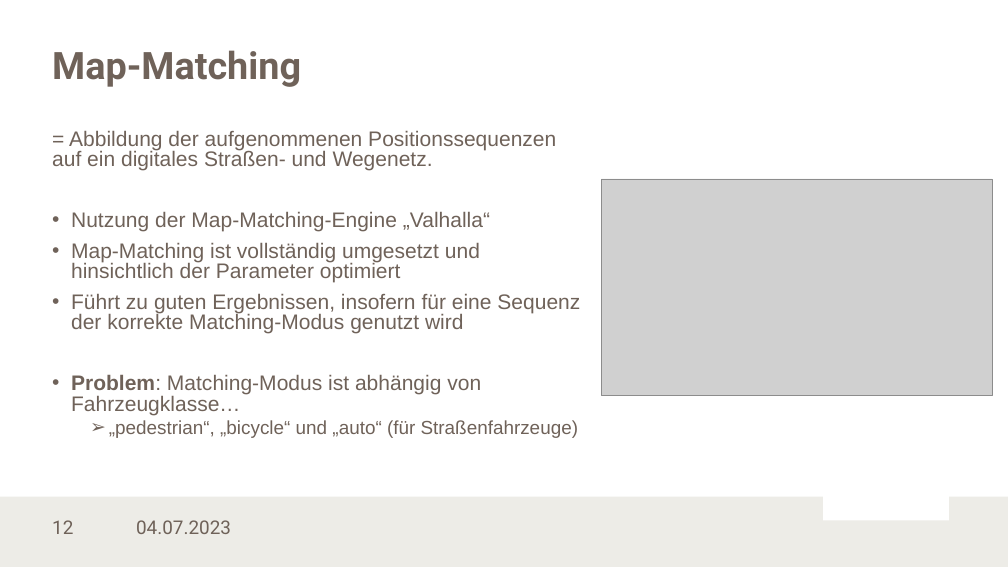
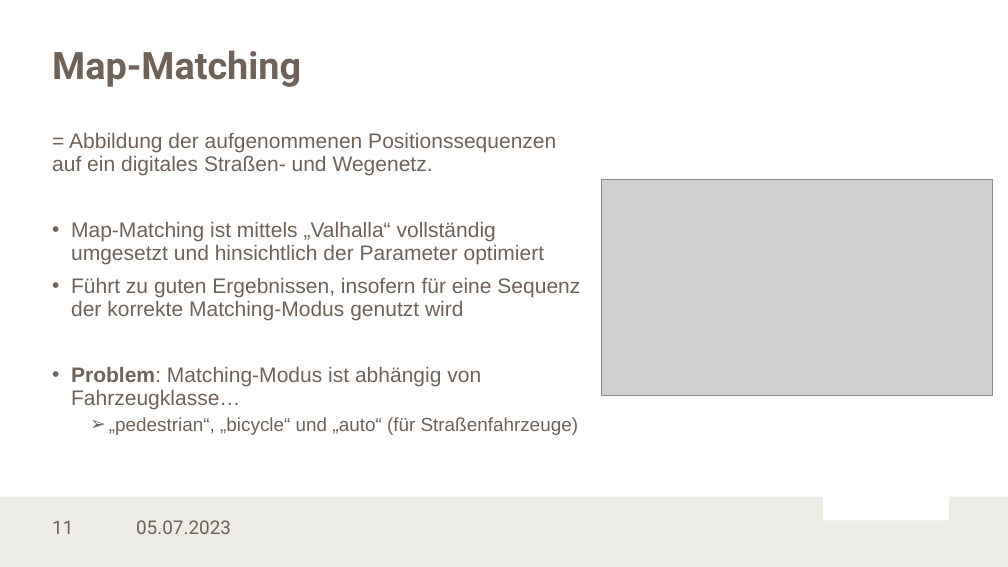
Before and after one commit to LennartKoepper/Bachelor-Thesis, a slide deck: slide 11 of Seminar/Bachelorseminar_02-07-2023.pptx (slide 12 before the commit). Drawn at 1008x567 pixels with LibreOffice and Linux fonts; fonts in the diff are those of the drawing; grey boxes stand for pictures; background and template pictures are left out. Boxes give left, top, right and bottom in pixels: in the first picture for what was removed or moved away, otherwise in the second. Text is boxed around its words. In the diff, an @@ line names an element or a change of style, - is before the commit and + after.

```diff
--- a/Seminar/Bachelorseminar_02-07-2023.pptx
+++ b/Seminar/Bachelorseminar_02-07-2023.pptx
@@ text at box(52, 133, 580, 435): line spacing 0.8 to 0.9 @@
@@ text at box(71, 222, 545, 264): text changed @@
-• Nutzung der Map-Matching-Engine „Valhalla“
-• Map-Matching ist vollständig umgesetzt und hinsichtlich der Parameter optimiert
+• Map-Matching ist mittels „Valhalla“ vollständig umgesetzt und hinsichtlich der Parameter optimiert
@@ page number at box(52, 520, 73, 534): text changed @@
-12
+11
@@ text at box(136, 520, 231, 534): text changed @@
-04.07.2023
+05.07.2023
```
Also in this commit, not shown: 19 other slides changed, 1 slide added, 3 slides removed, 1 other file.
